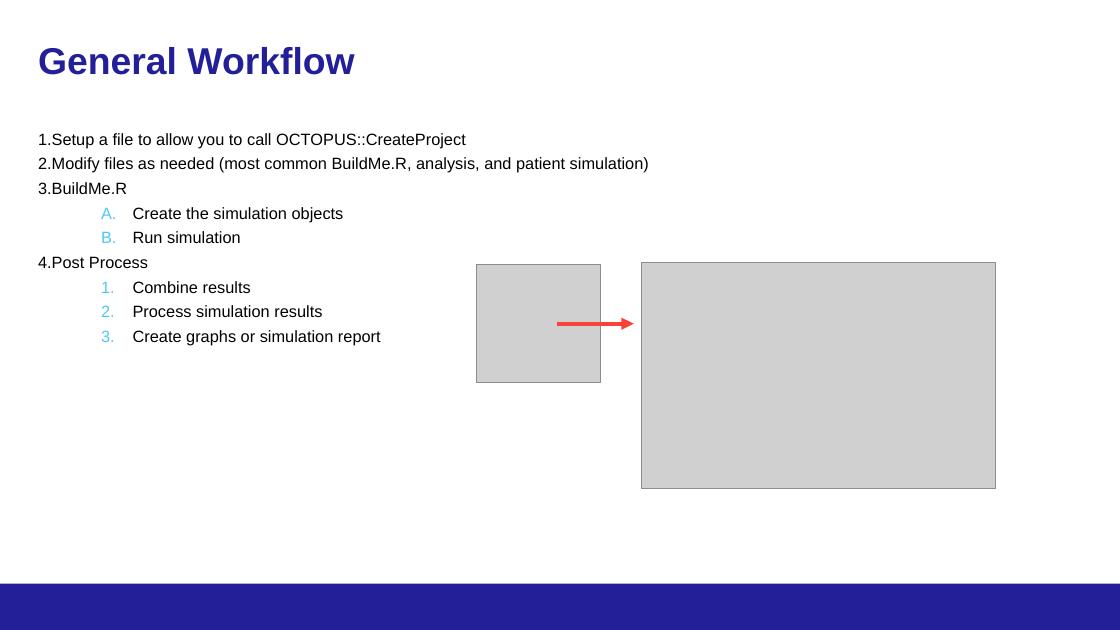
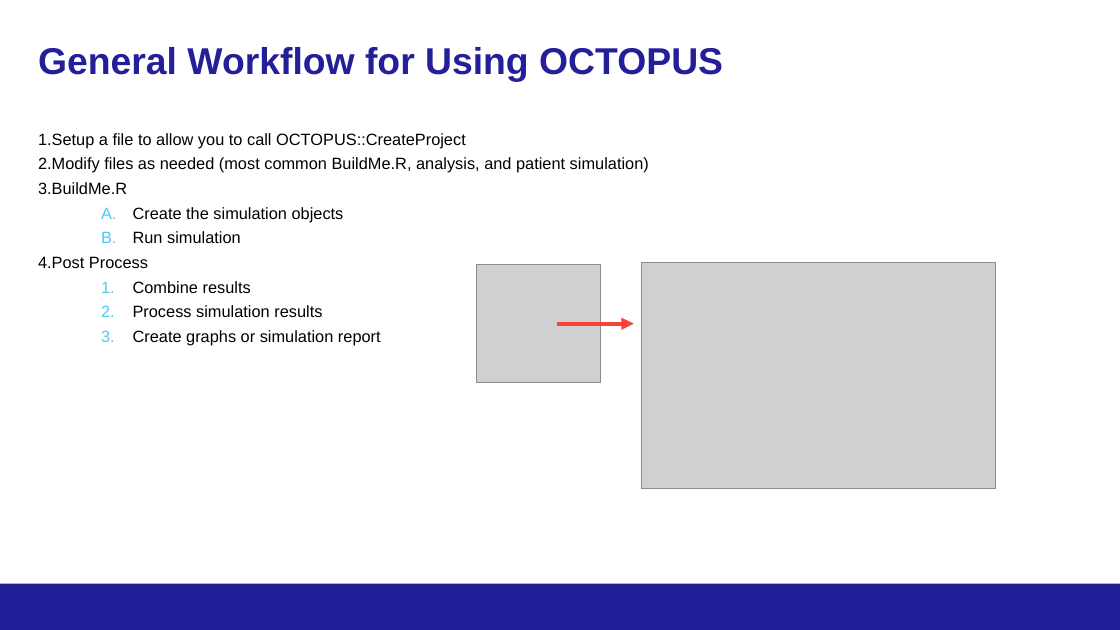
Before and after one commit to kwathen/BayesPharma2024-OCTOPUS, a slide deck: slide 31 of CourseMaterial/Wathen-Bayes2024ForDistribution.pptx (slide 30 before the commit). Drawn at 1120x630 pixels with LibreOffice and Linux fonts; fonts in the diff are those of the drawing; grey boxes stand for pictures; background and template pictures are left out. Boxes give left, top, right and bottom in pixels: in the first picture for what was removed or moved away, otherwise in the second. Text is boxed around its words. In the diff, an @@ line names an element or a change of style, - is before the commit and + after.

```diff
--- a/CourseMaterial/Wathen-Bayes2024ForDistribution.pptx
+++ b/CourseMaterial/Wathen-Bayes2024ForDistribution.pptx
@@ title at [38, 47, 723, 82]: text changed @@
-General Workflow
+General Workflow for Using OCTOPUS
```
Also in this commit, not shown: 5 other slides changed, 3 slides added, 1 slide removed, 42 other files.
